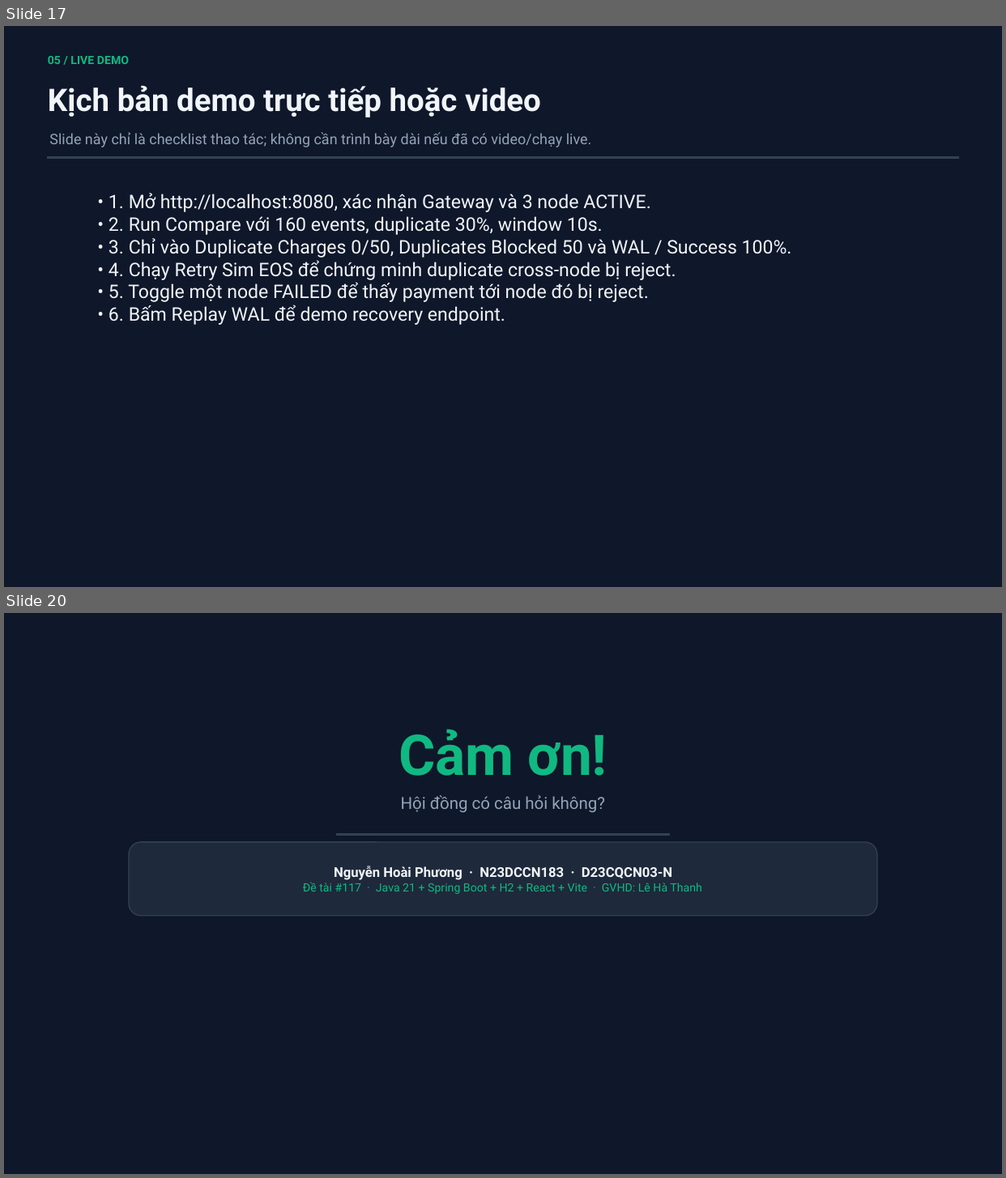
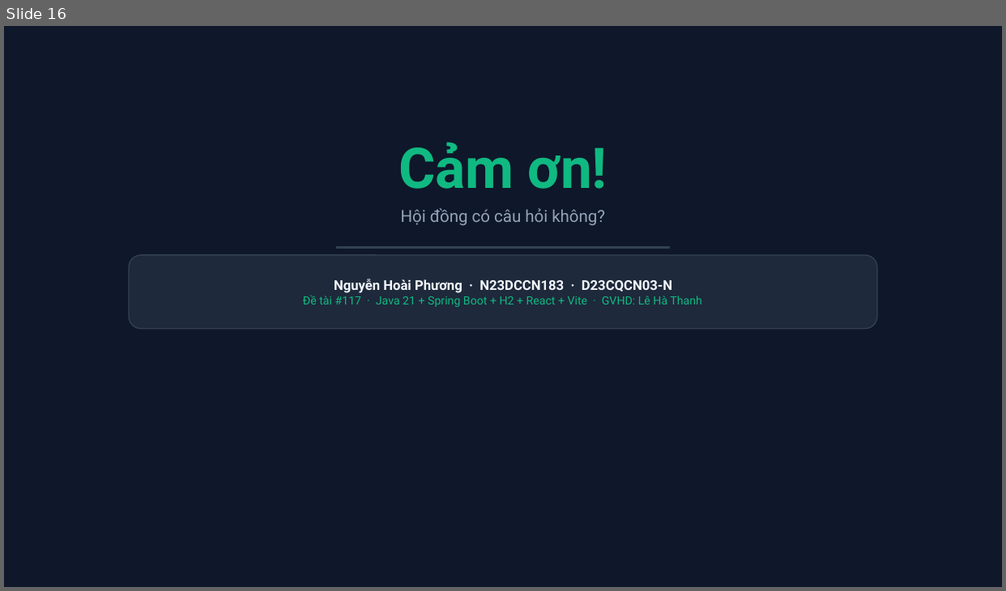
Before and after one commit to h-phuong2809/EOS-Payment-System, a slide deck: docs/EOS_Payment_Improved.pptx. Shown one above the other, each under a label of ours: slides 17 and 20 before the commit, slide 16 after it; the slides between them are not shown. The pictures are 1006x1178 and 1006x591 pixels, drawn with LibreOffice and Linux fonts; fonts in the diff are those of the drawing. Boxes give left, top, right and bottom in pixels: in the first picture for what was removed or moved away, otherwise in the second. Text is boxed around its words. In the diff, an @@ line names an element or a change of style, - is before the commit and + after.

```diff
--- a/docs/EOS_Payment_Improved.pptx
+++ b/docs/EOS_Payment_Improved.pptx
@@ slide 17 removed at (4, 26, 1002, 587), background #FFFFFF @@
@@ rectangle removed at (4, 26, 1002, 587) @@
@@ text removed at (48, 56, 129, 64) @@
-05 / LIVE DEMO
@@ text removed at (48, 85, 541, 118) @@
-Kịch bản demo trực tiếp hoặc video
@@ text removed at (49, 132, 592, 148) @@
-Slide này chỉ là checklist thao tác; không cần trình bày dài nếu đã có video/chạy live.
@@ rectangle removed at (48, 157, 958, 158) @@
@@ text removed at (108, 193, 792, 325) @@
-• 1. Mở http://localhost:8080, xác nhận Gateway và 3 node ACTIVE.
-• 2. Run Compare với 160 events, duplicate 30%, window 10s.
-• 3. Chỉ vào Duplicate Charges 0/50, Duplicates Blocked 50 và WAL / Success 100%.
-• 4. Chạy Retry Sim EOS để chứng minh duplicate cross-node bị reject.
-• 5. Toggle một node FAILED để thấy payment tới node đó bị reject.
-• 6. Bấm Replay WAL để demo recovery endpoint.
@@ what was slide 20 is now slide 16 @@
```
Also in this commit, not shown: 7 slides changed, 3 other slides removed.
